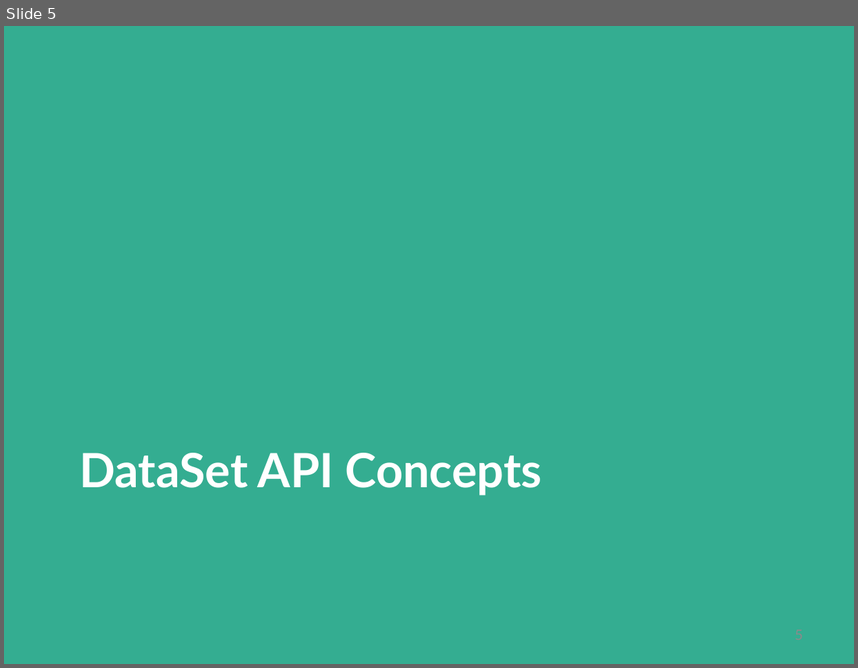
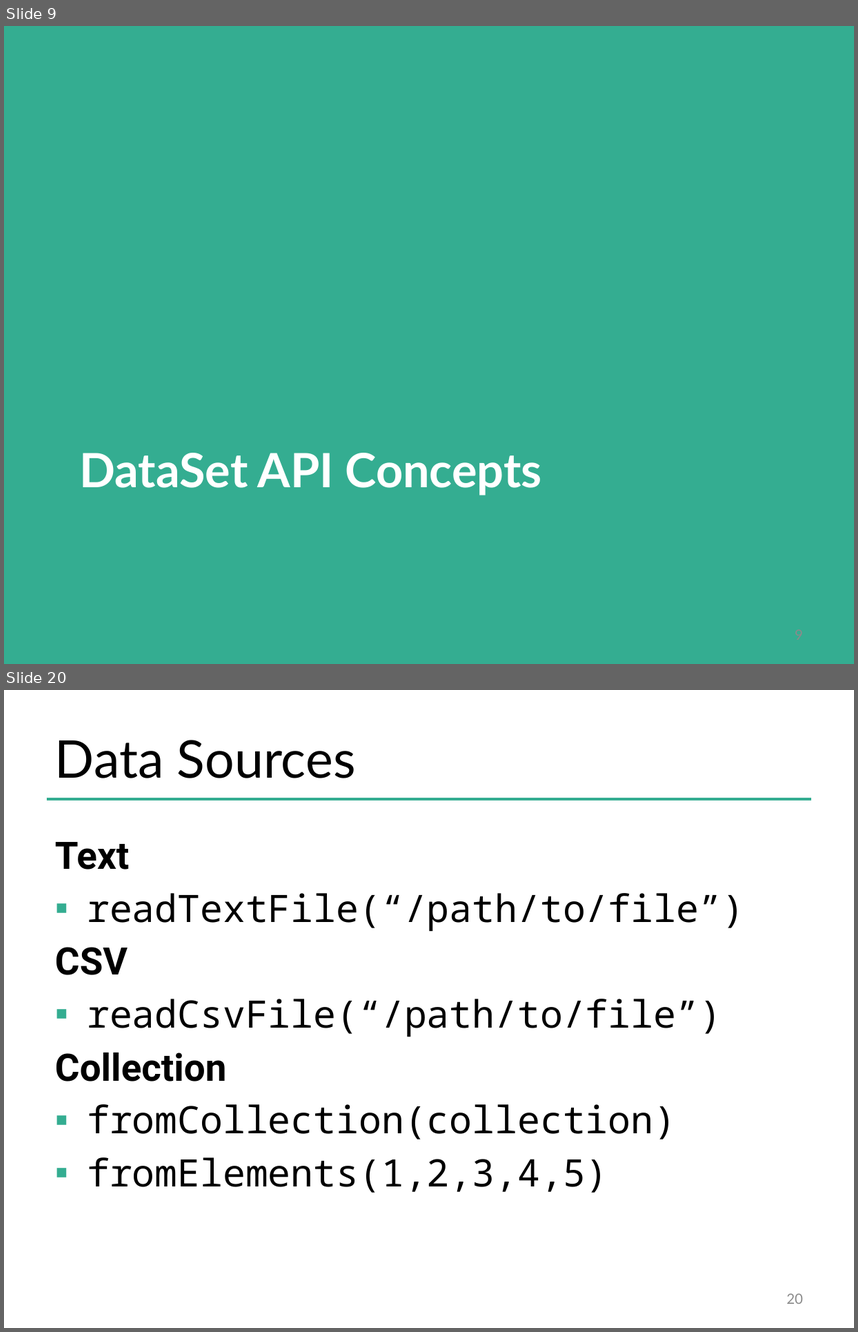
Before and after one commit to dataArtisans/flink-training-web, a slide deck: slides/flink_batch_basics.pptx. Shown one above the other, each under a label of ours: slide 5 before the commit, slides 9 and 20 after it; the slides between them are not shown. The pictures are 858x668 and 858x1332 pixels, drawn with LibreOffice and Linux fonts; fonts in the diff are those of the drawing; background and template pictures are left out. Boxes give left, top, right and bottom in pixels: in the first picture for what was removed or moved away, otherwise in the second. Text is boxed around its words. In the diff, an @@ line names an element or a change of style, - is before the commit and + after.

```diff
--- a/slides/flink_batch_basics.pptx
+++ b/slides/flink_batch_basics.pptx
@@ slide 20 added at (4, 690, 854, 1328), background #FFFFFF @@
@@ title added at (55, 740, 356, 778), 44 pt, text #000000 @@
+Data Sources
@@ line added from (47, 799) to (811, 799), #34AD91 2 pt @@
@@ text added at (55, 842, 744, 1192), 32 pt, text #000000 @@
+Text
+▪ readTextFile(“/path/to/file”)
+CSV
+▪ readCsvFile(“/path/to/file”)
+Collection
+▪ fromCollection(collection)
+▪ fromElements(1,2,3,4,5)
@@ page number added at (786, 1293, 803, 1303), 12 pt, text #8C8C8C @@
+20
@@ what was slide 5 is now slide 9 @@
```
Also in this commit, not shown: 6 slides changed, 15 other slides added.
